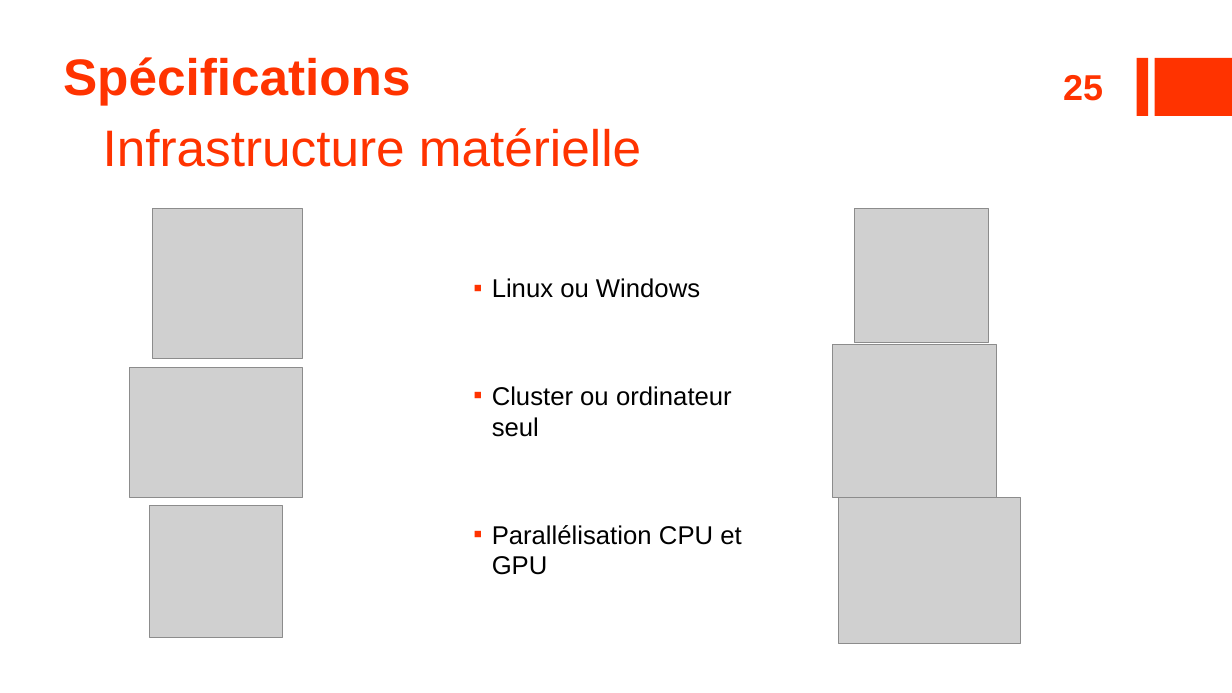
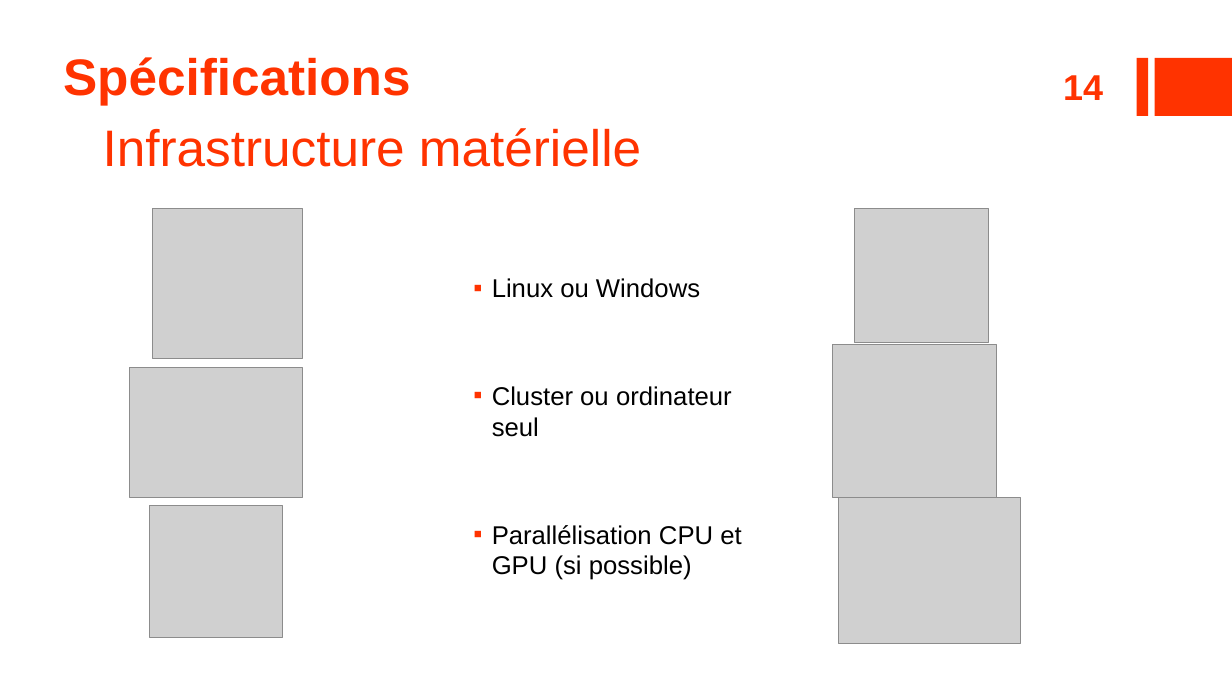
Before and after one commit to ildyria/Arimaa, a slide deck: slide 14 of Docs/Reports/OpenGates Presentation.pptx (slide 25 before the commit). Drawn at 1232x693 pixels with LibreOffice and Linux fonts; fonts in the diff are those of the drawing; grey boxes stand for pictures. Boxes give left, top, right and bottom in pixels: in the first picture for what was removed or moved away, otherwise in the second. Text is boxed around its words. In the diff, an @@ line names an element or a change of style, - is before the commit and + after.

```diff
--- a/Docs/Reports/OpenGates Presentation.pptx
+++ b/Docs/Reports/OpenGates Presentation.pptx
@@ page number at bbox=[1063, 75, 1103, 100]: text changed @@
-25
+14
@@ text at bbox=[492, 525, 741, 580]: text changed @@
-▪ Parallélisation CPU et GPU
+▪ Parallélisation CPU et GPU (si possible)
```
Also in this commit, not shown: 8 other slides changed, 2 slides added, 14 slides removed, 4 other files.
